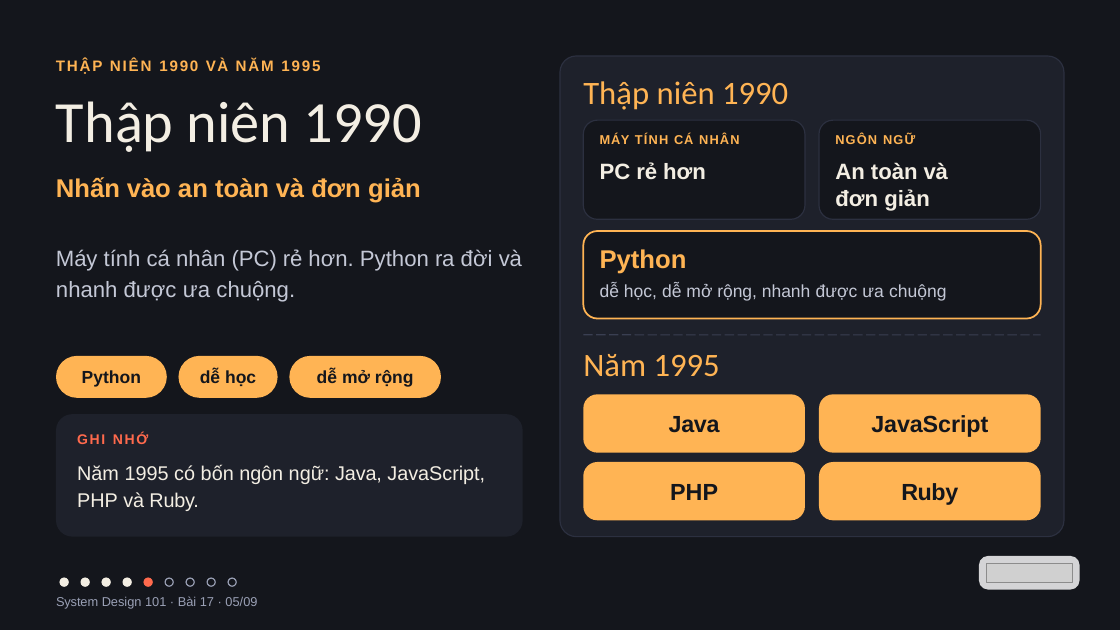
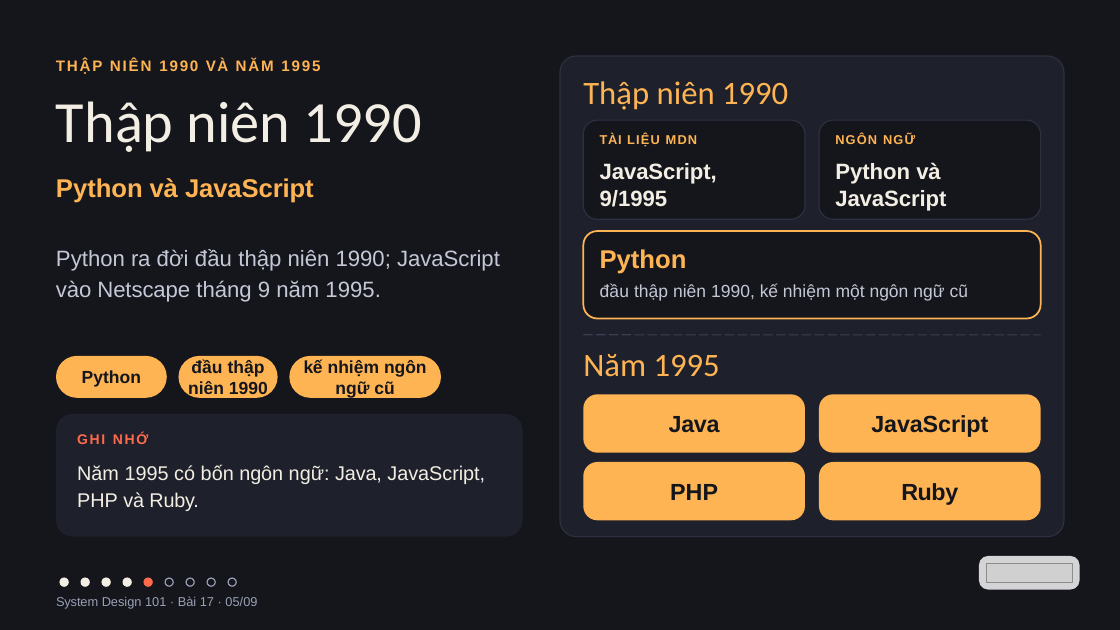
Before and after one commit to vohoailinh90/tool-marketing-studio, a slide deck: slide 5 of system-design-101/vi/lessons/sd-10-017/slides/sd-10-017.pptx. Drawn at 1120x630 pixels with LibreOffice and Linux fonts; fonts in the diff are those of the drawing; grey boxes stand for pictures. Boxes give left, top, right and bottom in pixels: in the first picture for what was removed or moved away, otherwise in the second. Text is boxed around its words. In the diff, an @@ line names an element or a change of style, - is before the commit and + after.

```diff
--- a/system-design-101/vi/lessons/sd-10-017/slides/sd-10-017.pptx
+++ b/system-design-101/vi/lessons/sd-10-017/slides/sd-10-017.pptx
@@ text at [600,134,698,147]: text changed @@
-MÁY TÍNH CÁ NHÂN
+TÀI LIỆU MDN
@@ text at [56,178,314,203]: text changed @@
-Nhấn vào an toàn và đơn giản
+Python và JavaScript
@@ text at [600,163,717,207]: text changed @@
-PC rẻ hơn
+JavaScript, 9/1995
@@ text at [835,162,946,211]: text changed @@
-An toàn và
-đơn giản
+Python và
+JavaScript
@@ text at [56,249,500,302]: text changed @@
-Máy tính cá nhân (PC) rẻ hơn. Python ra đời và nhanh được ưa chuộng.
+Python ra đời đầu thập niên 1990; JavaScript vào Netscape tháng 9 năm 1995.
@@ text at [600,284,969,301]: text changed @@
-dễ học, dễ mở rộng, nhanh được ưa chuộng
+đầu thập niên 1990, kế nhiệm một ngôn ngữ cũ
@@ text in rounded rectangle at [188,359,268,398]: text changed @@
-dễ học
+đầu thập niên 1990
@@ text in rounded rectangle at [304,359,427,398]: text changed @@
-dễ mở rộng
+kế nhiệm ngôn ngữ cũ
```
Also in this commit, not shown: 7 other slides changed, 4 other files.
